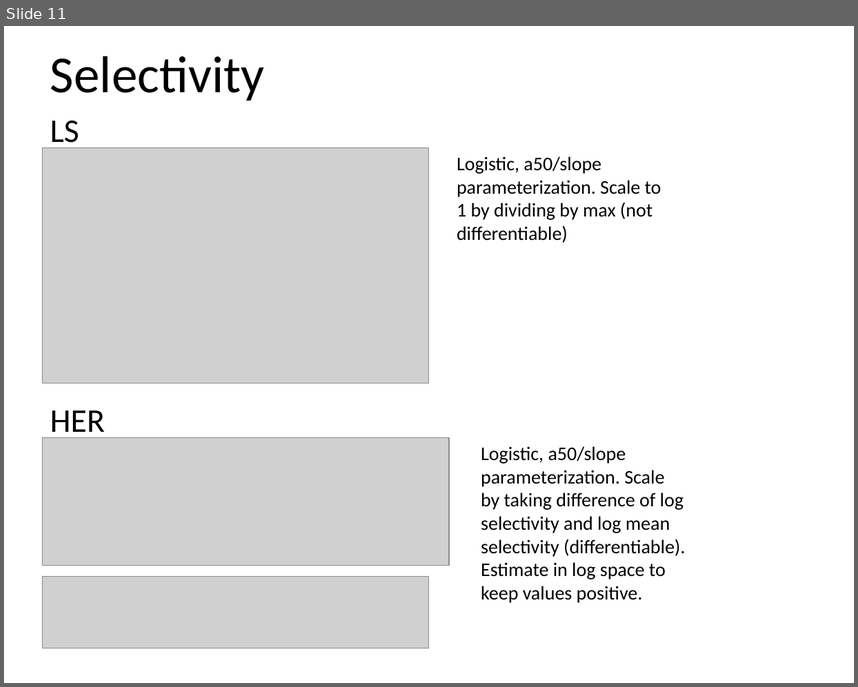
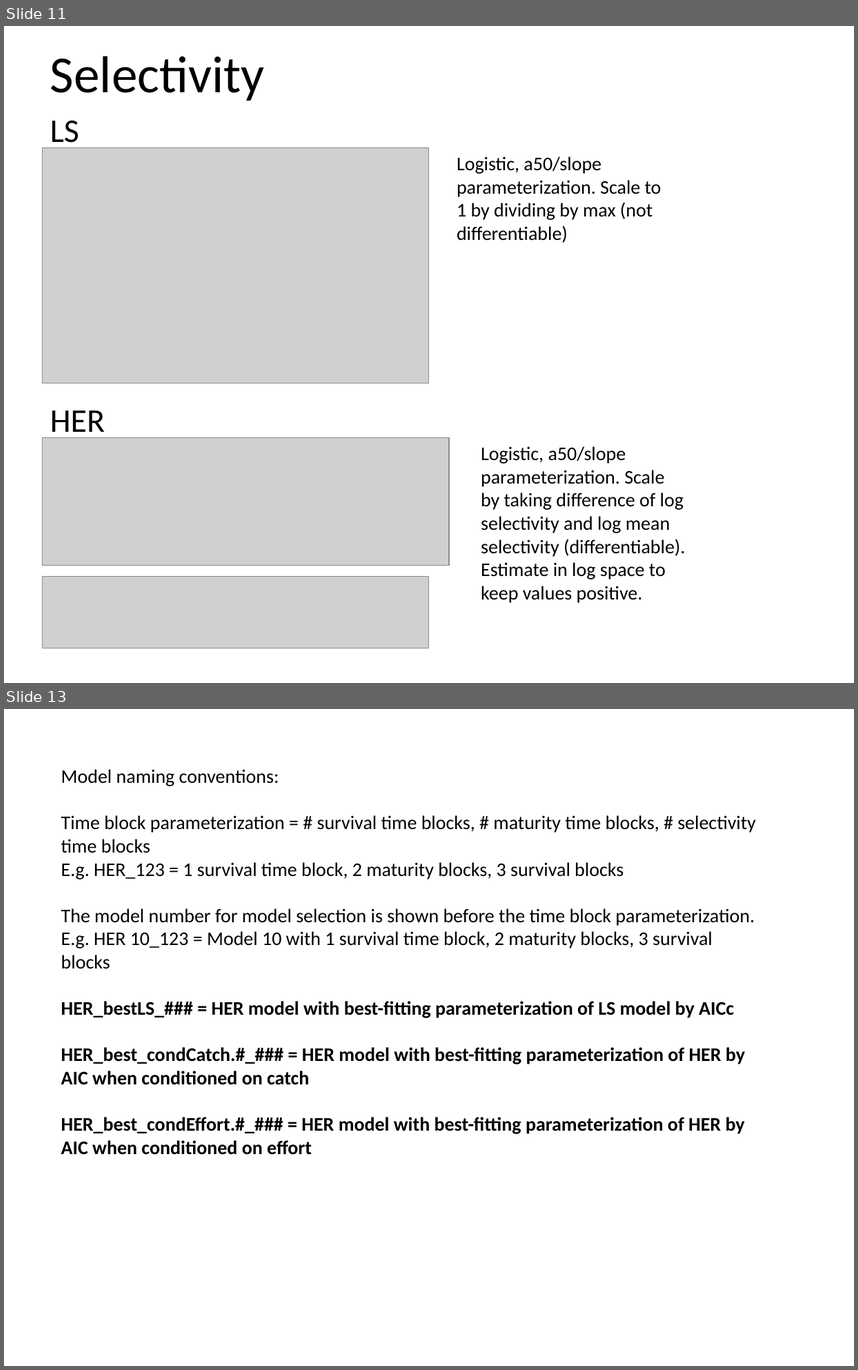
Before and after one commit to commfish/AlaskaHerring, a slide deck: technical_docs/popdy_her_ls.pptx. Shown one above the other, each under a label of ours: slide 11 before the commit, slides 11 and 13 after it; the slides between them are not shown. The pictures are 858x687 and 858x1370 pixels, drawn with LibreOffice and Linux fonts; fonts in the diff are those of the drawing; grey boxes stand for pictures. Boxes give left, top, right and bottom in pixels: in the first picture for what was removed or moved away, otherwise in the second. Text is boxed around its words. In the diff, an @@ line names an element or a change of style, - is before the commit and + after.

```diff
--- a/technical_docs/popdy_her_ls.pptx
+++ b/technical_docs/popdy_her_ls.pptx
@@ slide 13 added at (4,709,854,1366), background #FFFFFF @@
@@ text added at (61,769,756,1155), 18 pt, text #000000 @@
+Model naming conventions:
+Time block parameterization = # survival time blocks, # maturity time blocks, # selectivity time blocks
+E.g. HER_123 = 1 survival time block, 2 maturity blocks, 3 survival blocks
+The model number for model selection is shown before the time block parameterization.
+E.g. HER 10_123 = Model 10 with 1 survival time block, 2 maturity blocks, 3 survival blocks
+HER_bestLS_### = HER model with best-fitting parameterization of LS model by AICc
+HER_best_condCatch.#_### = HER model with best-fitting parameterization of HER by AIC when conditioned on catch
+HER_best_condEffort.#_### = HER model with best-fitting parameterization of HER by AIC when conditioned on effort
```
Also in this commit, not shown: 4 other slides added, 2 other files.
